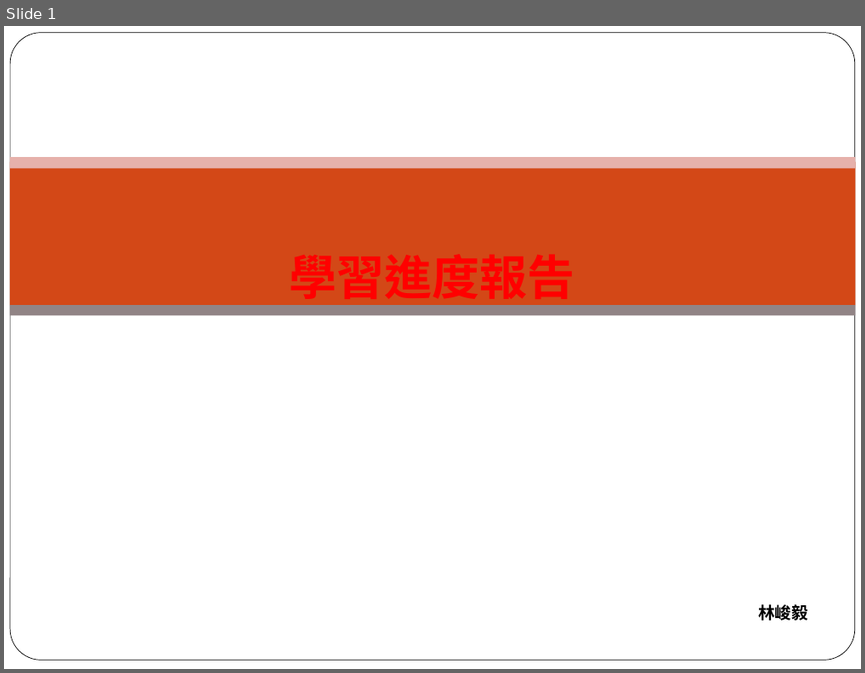
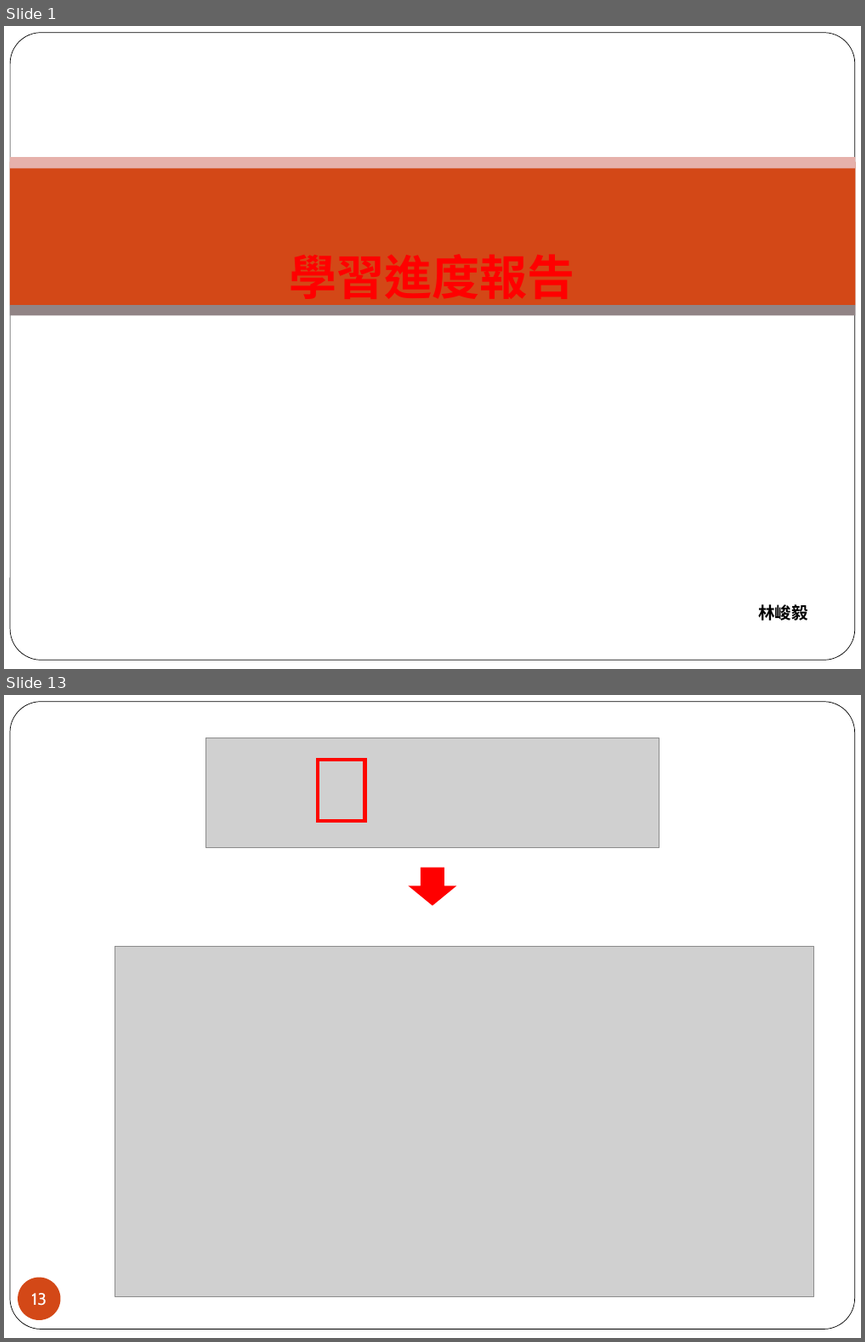
Before and after one commit to a20017428/gh, a slide deck: 週報/FUR/林峻毅(20240603)/林峻毅_週報_1211.ppt. Shown one above the other, each under a label of ours: slide 1 before the commit, slides 1 and 13 after it; the slides between them are not shown. The pictures are 865x673 and 865x1342 pixels, drawn with LibreOffice and Linux fonts; fonts in the diff are those of the drawing; grey boxes stand for pictures; background and template pictures are left out. Boxes give left, top, right and bottom in pixels: in the first picture for what was removed or moved away, otherwise in the second. Text is boxed around its words. In the diff, an @@ line names an element or a change of style, - is before the commit and + after.

```diff
--- a/週報/FUR/林峻毅(20240603)/林峻毅_週報_1211.ppt
+++ b/週報/FUR/林峻毅(20240603)/林峻毅_週報_1211.ppt
@@ slide 13 added at [4, 695, 861, 1338], background picture (left out); not listed: 1 template element that a slide beside it also shows @@
@@ picture added at [205, 737, 659, 847] @@
@@ rectangle added at [318, 760, 364, 821], outline #FE0600 3 pt @@
@@ right arrow added at [409, 868, 454, 905], fill #FF0000, outline #FF0000 0.99 pt @@
@@ picture added at [115, 946, 814, 1297] @@
@@ page number added at [18, 1276, 61, 1320], fill #D34817, 14 pt, text #FFFFFF @@
+13
```
Also in this commit, not shown: 14 other slides added, 24 slides removed, 22 other files.
